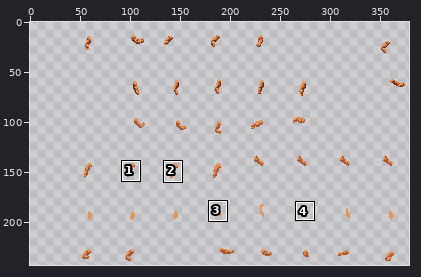
Sprite sheet: items/armors/unsung/UnsungEnglishGentlemanSuit/FSleeve.png. The first picture is a wide view before the edit; the outline marks the close-up.
Close-up. The starting point:
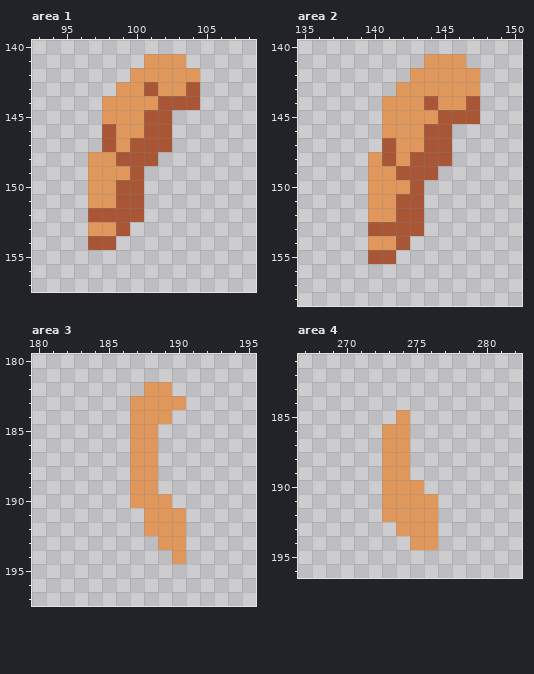
The file is 387x301 pixels. Shown: area 1: x 93..108, y 140..157; area 2: x 135..150, y 140..158; area 3: x 180..195, y 180..197; area 4: x 267..282, y 181..196. The wide view leaves out empty margins. The commit also changed other parts of the picture, which this record leaves out.
Now the later version:
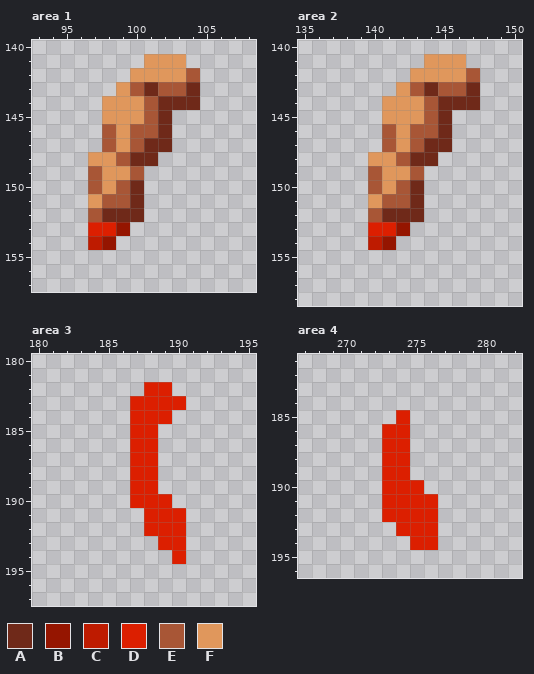
Palette (. is transparent): A #6f2919  B #951500  C #be1b00  D #dc1f00  E #a85636  F #e0975c
The edit:
--- area 1
@@ x 93..108 @@
 141 ........FFF.....
-142 .......FFFFF....
-143 ......FFEFFE....
-144 .....FFFFEEE....
-145 .....FFFEE......
-146 .....EFFEE......
-147 .....EFEEE......
-148 ....FFEEE.......
-149 ....FFFE........
-150 ....FFEE........
-151 ....FFEE........
-152 ....EEEE........
-153 ....FFE.........
-154 ....EE..........
+142 .......FFFFE....
+143 ......FEAEEA....
+144 .....FFFEAAA....
+145 .....FFFEA......
+146 .....EFEEA......
+147 .....EFEAA......
+148 ....FFEAA.......
+149 ....EFFE........
+150 ....EFEA........
+151 ....FEEA........
+152 ....EAAA........
+153 ....DDB.........
+154 ....CB..........
 155 ................
--- area 2
@@ x 135..150 @@
 141 .........FFF....
-142 ........FFFFF...
-143 .......FFFFFF...
-144 ......FFFEFFE...
-145 ......FFFFEEE...
-146 ......FFFEE.....
-147 ......EFFEE.....
-148 .....FEFEEE.....
-149 .....FFEEE......
-150 .....FFFE.......
-151 .....FFEE.......
-152 .....FFEE.......
-153 .....EEEE.......
-154 .....FFE........
-155 .....EE.........
+142 ........FFFFE...
+143 .......FEAEEA...
+144 ......FFFEAAA...
+145 ......FFFEA.....
+146 ......EFEEA.....
+147 ......EFEAA.....
+148 .....FFEAA......
+149 .....EFFE.......
+150 .....EFEA.......
+151 .....FEEA.......
+152 .....EAAA.......
+153 .....DDB........
+154 .....CB.........
+155 ................
 156 ................
--- area 3
@@ x 185..192 @@
 181 ........
-182 ...FF...
-183 ..FFFF..
-184 ..FFF...
-185 ..FF....
-186 ..FF....
-187 ..FF....
-188 ..FF....
-189 ..FF....
-190 ..FFF...
-191 ...FFF..
-192 ...FFF..
-193 ....FF..
-194 .....F..
+182 ...DD...
+183 ..DDDD..
+184 ..DDD...
+185 ..DD....
+186 ..DD....
+187 ..DD....
+188 ..DD....
+189 ..DD....
+190 ..DDD...
+191 ...DDD..
+192 ...DDD..
+193 ....DD..
+194 .....D..
 195 ........
--- area 4
@@ x 271..278 @@
 184 ........
-185 ...F....
-186 ..FF....
-187 ..FF....
-188 ..FF....
-189 ..FF....
-190 ..FFF...
-191 ..FFFF..
-192 ..FFFF..
-193 ...FFF..
-194 ....FF..
+185 ...D....
+186 ..DD....
+187 ..DD....
+188 ..DD....
+189 ..DD....
+190 ..DDD...
+191 ..DDDD..
+192 ..DDDD..
+193 ...DDD..
+194 ....DD..
 195 ........
Boxes around the changes in both close-ups, in picture pixels (x1, y1, x2, y2):
changed: (88, 68, 200, 250)
changed: (368, 68, 480, 264)
changed: (130, 382, 186, 564)
changed: (382, 410, 438, 550)
